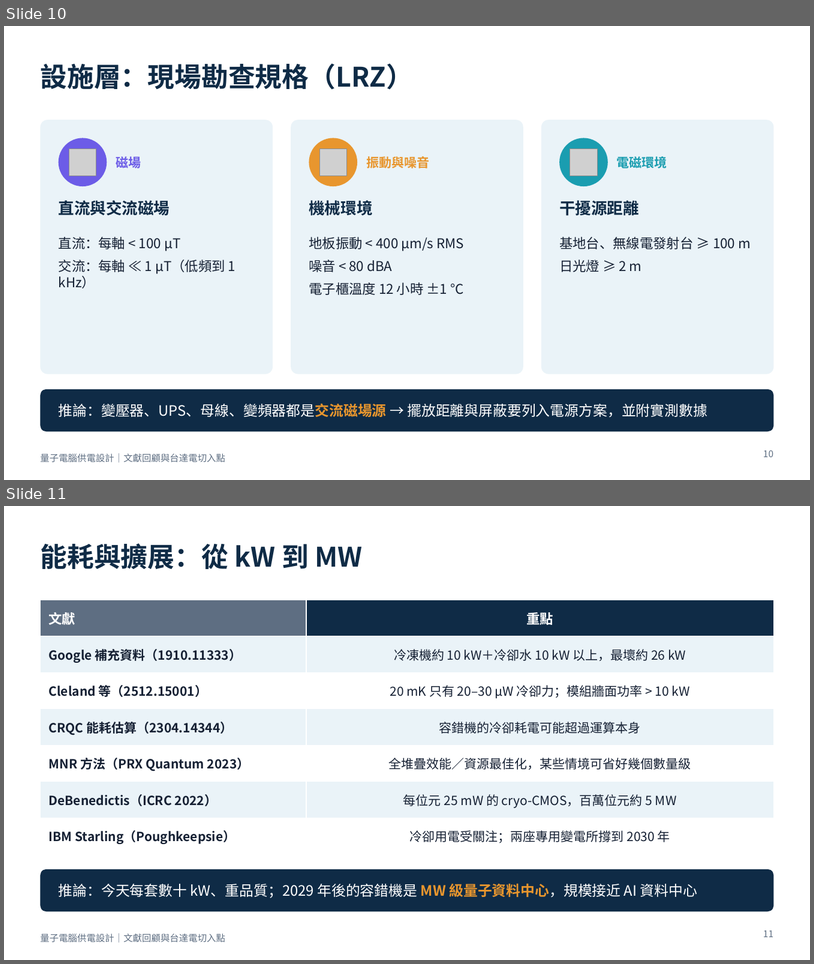
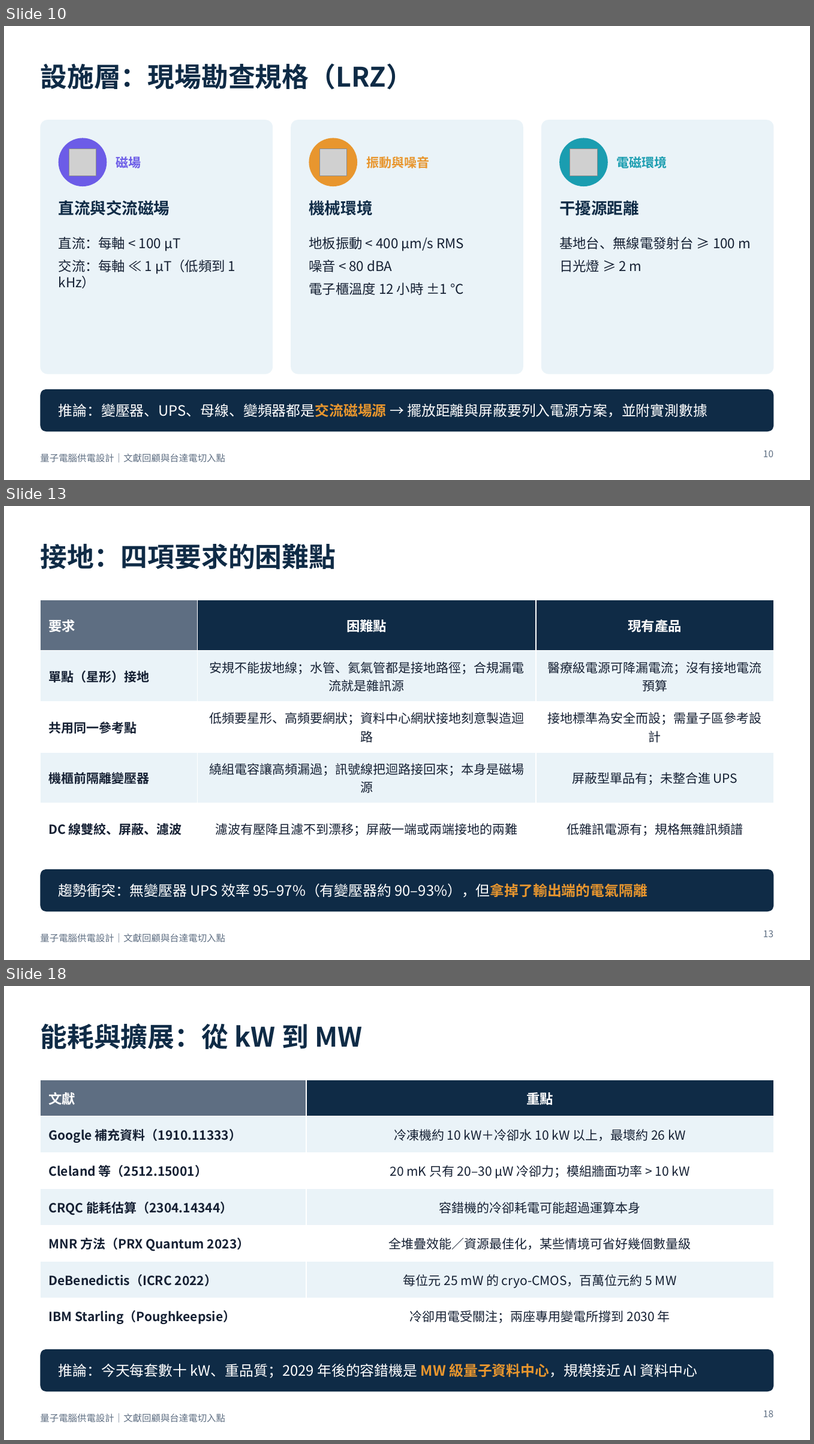
Before and after one commit to pcpcchen-coder/QuantumComputing, a slide deck: slides/output/qc-power-supply-delta.pptx. Shown one above the other, each under a label of ours: slides 10 and 11 before the commit, slides 10, 13 and 18 after it; the slides between them are not shown. The pictures are 814x964 and 814x1444 pixels, drawn with LibreOffice and Linux fonts; fonts in the diff are those of the drawing; grey boxes stand for pictures. Boxes give left, top, right and bottom in pixels: in the first picture for what was removed or moved away, otherwise in the second. Text is boxed around its words. In the diff, an @@ line names an element or a change of style, - is before the commit and + after.

```diff
--- a/slides/output/qc-power-supply-delta.pptx
+++ b/slides/output/qc-power-supply-delta.pptx
@@ slide 13 added at bbox=[4, 506, 810, 960], background #FFFFFF; not listed: 1 template element that a slide beside it also shows @@
@@ title added at bbox=[40, 544, 336, 569], 32 pt, text #0F2B46, bold @@
+接地：四項要求的困難點
@@ table added at bbox=[40, 600, 774, 838], 5 rows, 3 columns @@
+要求 | 困難點 | 現有產品
+單點（星形）接地 | 安規不能拔地線；水管、氦氣管都是接地路徑；合規漏電流就是雜訊源 | 醫療級電源可降漏電流；沒有接地電流預算
+共用同一參考點 | 低頻要星形、高頻要網狀；資料中心網狀接地刻意製造迴路 | 接地標準為安全而設；需量子區參考設計
+機櫃前隔離變壓器 | 繞組電容讓高頻漏過；訊號線把迴路接回來；本身是磁場源 | 屏蔽型單品有；未整合進 UPS
+DC 線雙絞、屏蔽、濾波 | 濾波有壓降且濾不到漂移；屏蔽一端或兩端接地的兩難 | 低雜訊電源有；規格無雜訊頻譜
@@ rounded rectangle added at bbox=[40, 869, 774, 912], fill #0F2B46 @@
@@ text added at bbox=[59, 883, 648, 897], 17 pt, text #FFFFFF @@
+趨勢衝突：無變壓器 UPS 效率 95–97%（有變壓器約 90–93%），但拿掉了輸出端的電氣隔離
@@ page number added at bbox=[764, 930, 774, 937], 11 pt, text #5E6E82 @@
+13
@@ what was slide 11 is now slide 18 @@
@@ page number at bbox=[764, 1410, 774, 1417]: text changed @@
-11
+18
```
Also in this commit, not shown: 3 slides changed, 6 other slides added, 5 other files.
